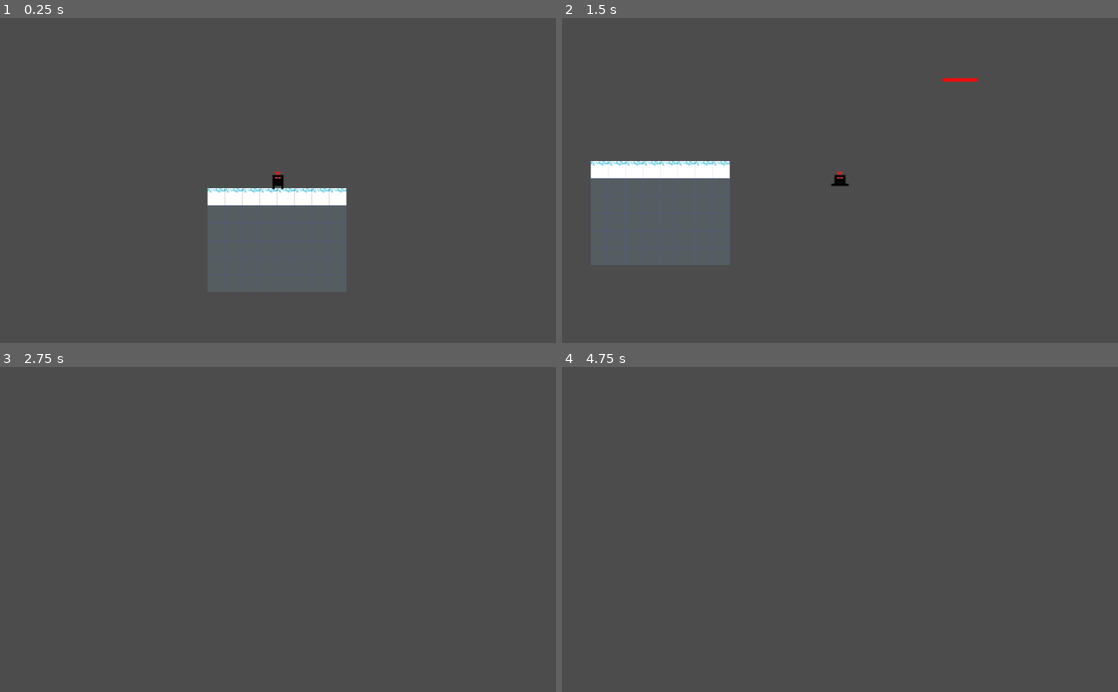
Above: before the commit, frames 1-4 (two rows, left to right).
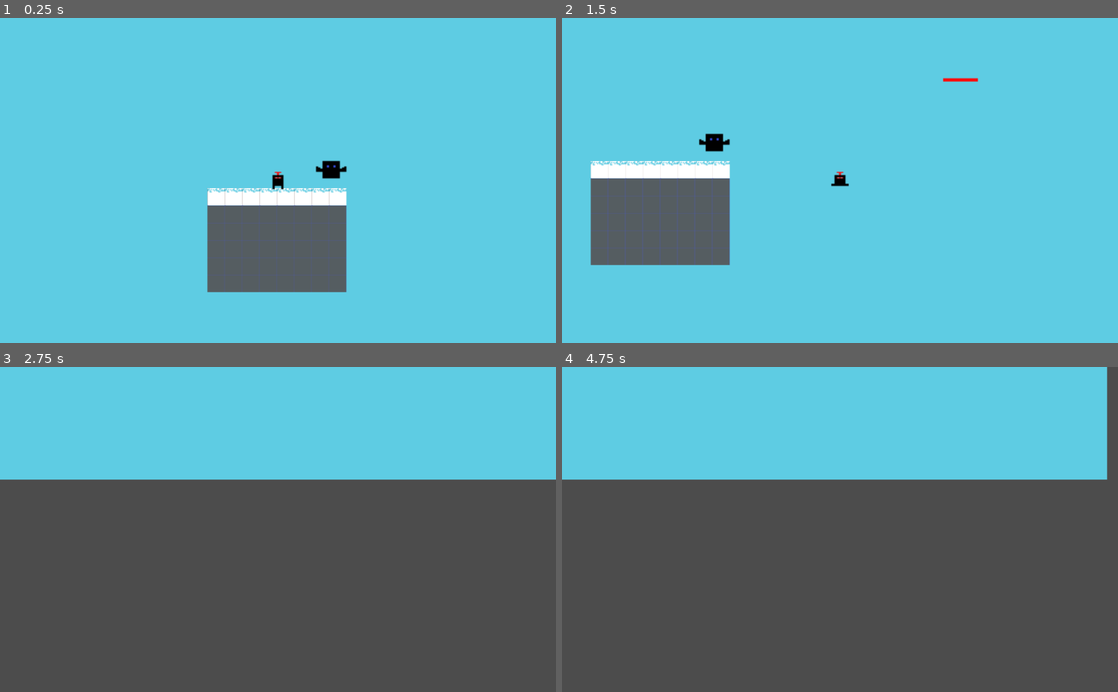
Above: after the commit, the same moments.

Repository: tompasini/Born4Lazers
Game: Godot game, scene res://Worlds/Blue World/BlueLevel1.tscn
The game is run twice, just before and just after one commit, with the same random seed, the same clock (stepped at 60 frames per second) and the same inputs. This scene is started directly instead of the project's main scene.
Inputs (mouse positions are in pixels of both pictures, inside the frame that each line leads up to):
- Up to frame 1 (0.25 s): no input
- Up to frame 2 (1.5 s): tap Enter at 0.5 s; move the mouse to (962, 164) at 0.52 s; hold Shift (run) 0.53-1.28 s; hold D (right) from 0.53 s (still down); tap Space (jump) at 0.77, 1.07 s; move the mouse to (728, 196) at 1.27 s; click (728, 196) at 1.35 s
- Up to frame 3 (2.75 s): tap Space (jump) at 1.52, 1.82 s; move the mouse to (333, 458) at 2.02 s; release D (right) at 2.03 s; hold A (left) from 2.03 s (still down); hold Shift (run) from 2.03 s (still down)
- Up to frame 4 (4.75 s): tap Space (jump) at 2.75, 3.02, 3.32, 3.77, 4.07, 4.52 s; move the mouse to (812, 594) at 2.77 s; release A (left) at 2.78 s; release Shift (run) at 2.78 s; hold D (right) 2.78-4.28 s; click (812, 594) at 2.85 s; tap Enter at 3.5 s; move the mouse to (1006, 578) at 3.52 s; hold Shift (run) 3.53-4.28 s; move the mouse to (673, 480) at 4.27 s; hold A (left) from 4.28 s (still down); click (673, 480) at 4.35 s

The runs differ from the first frame. In frame 1, 92% of the frame differs, in the area x 0-100%, y 0-100%; in frame 2, 92%; in frame 3, 35%; in frame 4, 34%.

Commit message:
backround, blue bat with laser detection

Diff:
--- /dev/null
+++ b/Enemies/BlueBat.tscn
@@ -0,0 +1,40 @@
+[gd_scene load_steps=6 format=2]
+
+[ext_resource path="res://Assets/Enemies/Bats/Blue Bat.png" type="Texture" id=1]
+[ext_resource path="res://Scripts/BlueBat.gd" type="Script" id=2]
+
+[sub_resource type="SpriteFrames" id=1]
+animations = [ {
+"frames": [ ExtResource( 1 ) ],
+"loop": true,
+"name": "default",
+"speed": 5.0
+} ]
+
+[sub_resource type="RectangleShape2D" id=2]
+extents = Vector2( 8, 8 )
+
+[sub_resource type="RectangleShape2D" id=3]
+extents = Vector2( 8, 8 )
+
+[node name="BlueBat" type="RigidBody2D"]
+collision_layer = 0
+collision_mask = 2
+gravity_scale = 0.0
+script = ExtResource( 2 )
+
+[node name="AnimatedSprite" type="AnimatedSprite" parent="."]
+frames = SubResource( 1 )
+
+[node name="CollisionShape2D" type="CollisionShape2D" parent="."]
+visible = false
+shape = SubResource( 2 )
+
+[node name="Area2D" type="Area2D" parent="."]
+collision_layer = 256
+collision_mask = 32
+
+[node name="CollisionShape2D" type="CollisionShape2D" parent="Area2D"]
+shape = SubResource( 3 )
+
+[connection signal="body_shape_entered" from="Area2D" to="." method="_on_Area2D_body_shape_entered"]
--- a/Laser.tscn
+++ b/Laser.tscn
@@ -8,7 +8,7 @@
 
 [node name="Laser" type="KinematicBody2D"]
 collision_layer = 32
-collision_mask = 16
+collision_mask = 272
 script = ExtResource( 2 )
 
 [node name="Sprite" type="Sprite" parent="."]
--- /dev/null
+++ b/Scripts/BlueBat.gd
@@ -0,0 +1,6 @@
+extends RigidBody2D
+
+var life = 15
+
+func _on_Area2D_body_shape_entered(body_rid, body, body_shape_index, local_shape_index):
+	print('we hit body shape entered')
--- a/Worlds/Blue World/BlueLevel1.tscn
+++ b/Worlds/Blue World/BlueLevel1.tscn
@@ -1,11 +1,18 @@
-[gd_scene load_steps=4 format=2]
+[gd_scene load_steps=6 format=2]
 
 [ext_resource path="res://Scripts/BlueLevel.gd" type="Script" id=1]
 [ext_resource path="res://Resources/Tilesets/BlueLevelTilesetSolid.tres" type="TileSet" id=2]
 [ext_resource path="res://LZer.tscn" type="PackedScene" id=3]
+[ext_resource path="res://Assets/Backgrounds/Blue World/Backgrond Glacial Sky.png" type="Texture" id=4]
+[ext_resource path="res://Enemies/BlueBat.tscn" type="PackedScene" id=5]
 
 [node name="BlueLevel" type="Node2D"]
 script = ExtResource( 1 )
+
+[node name="Sprite" type="Sprite" parent="."]
+position = Vector2( 126.5, 143 )
+scale = Vector2( 1.32969, 1.0875 )
+texture = ExtResource( 4 )
 
 [node name="TilesSolid" type="TileMap" parent="."]
 tile_set = ExtResource( 2 )
@@ -25,3 +32,6 @@
 limit_bottom = 600
 limit_smoothed = true
 smoothing_speed = 12.0
+
+[node name="BlueBat" parent="." instance=ExtResource( 5 )]
+position = Vector2( 114, 175 )
Binary file added: Assets/Backgrounds/Blue World/Backgrond Glacial Sky.png
Not shown, added: Assets/Backgrounds/Blue World/Backgrond Glacial Sky.png.import
